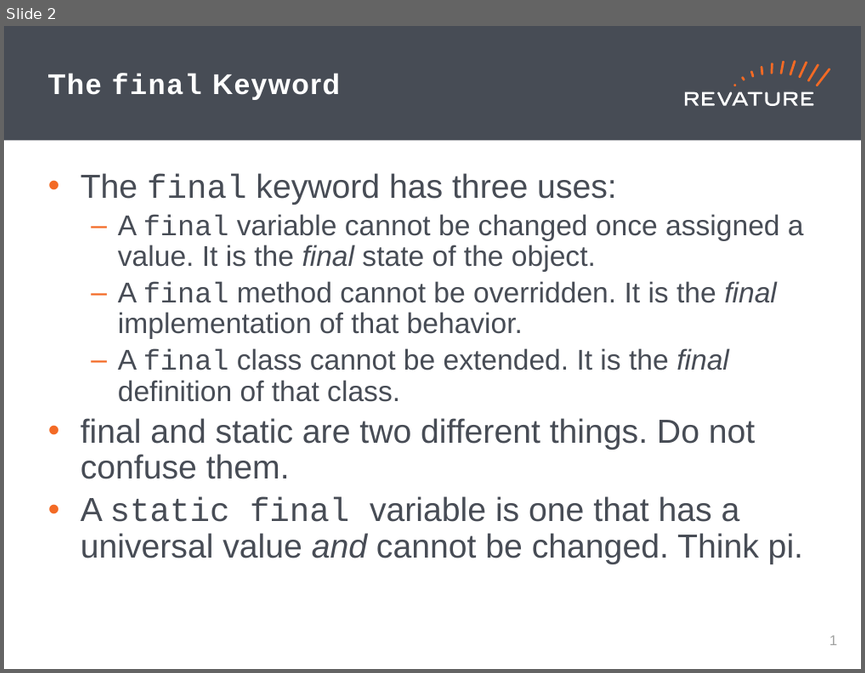
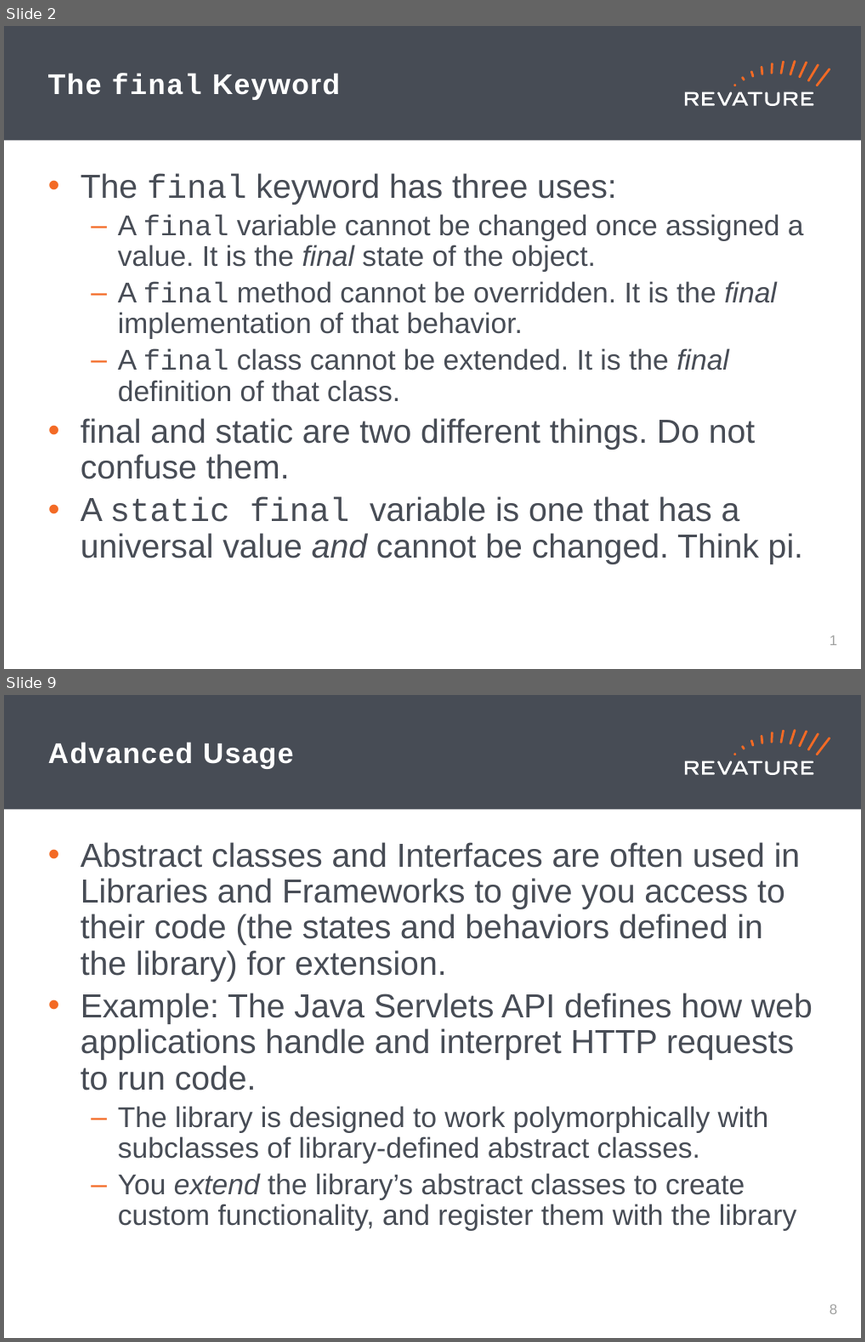
Before and after one commit to brynportella/RAP-210308, a slide deck: PPT/Day_14.pptx. Shown one above the other, each under a label of ours: slide 2 before the commit, slides 2 and 9 after it; the slides between them are not shown. The pictures are 865x673 and 865x1342 pixels, drawn with LibreOffice and Linux fonts; fonts in the diff are those of the drawing. Boxes give left, top, right and bottom in pixels: in the first picture for what was removed or moved away, otherwise in the second. Text is boxed around its words. In the diff, an @@ line names an element or a change of style, - is before the commit and + after.

```diff
--- a/PPT/Day_14.pptx
+++ b/PPT/Day_14.pptx
@@ slide 9 added at (x1=4, y1=695, x2=861, y2=1338), background #FFFFFF; not listed: 19 template elements that a slide beside it also shows @@
@@ title added at (x1=48, y1=742, x2=293, y2=769), 24 pt, text #FFFFFF, bold @@
+Advanced Usage
@@ text added at (x1=80, y1=842, x2=812, y2=1231), 28 pt, text #474C55 @@
+• Abstract classes and Interfaces are often used in Libraries and Frameworks to give you access to their code (the states and behaviors defined in the library) for extension.
+• Example: The Java Servlets API defines how web applications handle and interpret HTTP requests to run code.
+  – The library is designed to work polymorphically with subclasses of library-defined abstract classes.
+  – You extend the library’s abstract classes to create custom functionality, and register them with the library
@@ page number added at (x1=829, y1=1304, x2=837, y2=1314), 12 pt, text #A0A1A0 @@
+8
```
Also in this commit, not shown: 10 other slides added, 13 other files.
